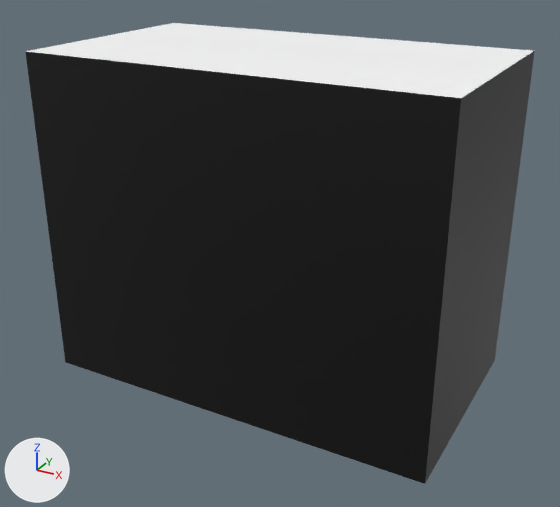
Renders of the FBX model Assets/Environment/SM_Room_StairWellUp.fbx from each side of a commit.
One viewpoint serves both versions: a 50 mm lens placed at (2.44, -6.9, 7.39), pointed at (-0.94, -0.75, 4.32). Lighting does not change. The marker at lower left points along +X, +Y and +Z. Where no turn or scale is listed for an object, it has been applied to the vertices.

Names of what the first picture shows: 'SM_Room_StairWellUp'.
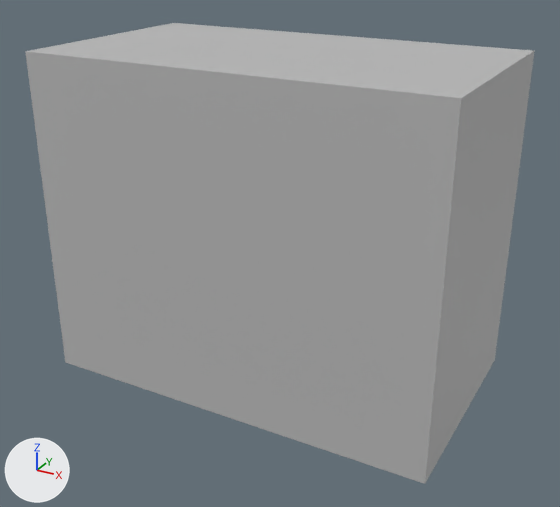
Boxes (x1, y1, x2, y2) around the edits, measured in the pictures (560 x 507 px):
part 1 of me_mesh, recoloured (black to grey)
    both: (25, 51, 535, 484)
part 2 of me_mesh, recoloured (white to grey)
    both: (26, 23, 533, 98)

What changed in the scene script:
```text
Change me_mesh:
    where me_mesh.from_pydata(...)  # 50 vertices, 46 faces; spans x -3.0..1.0, y -2.25..0.0, z 0.0..3.25
    used by ob_sm_room_stairwellup; location = (0.0, 0.5, 3.0)
    me_mesh part 1: all 26 faces that had it switch from mat_lambert105 (black #000000) to mat_lambert104 (grey #bcbcbc)
    me_mesh part 2: all 10 faces that had it switch from mat_lambert106 (white #ffffff) to mat_lambert104 (grey #bcbcbc)
```
